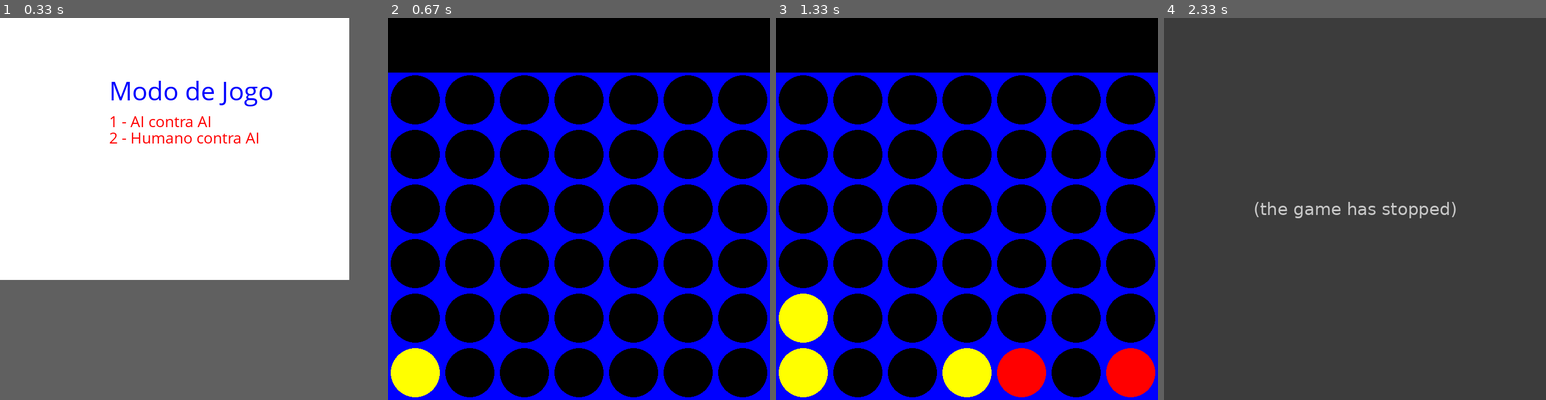
Above: before the commit, frames 1-4 (left to right).
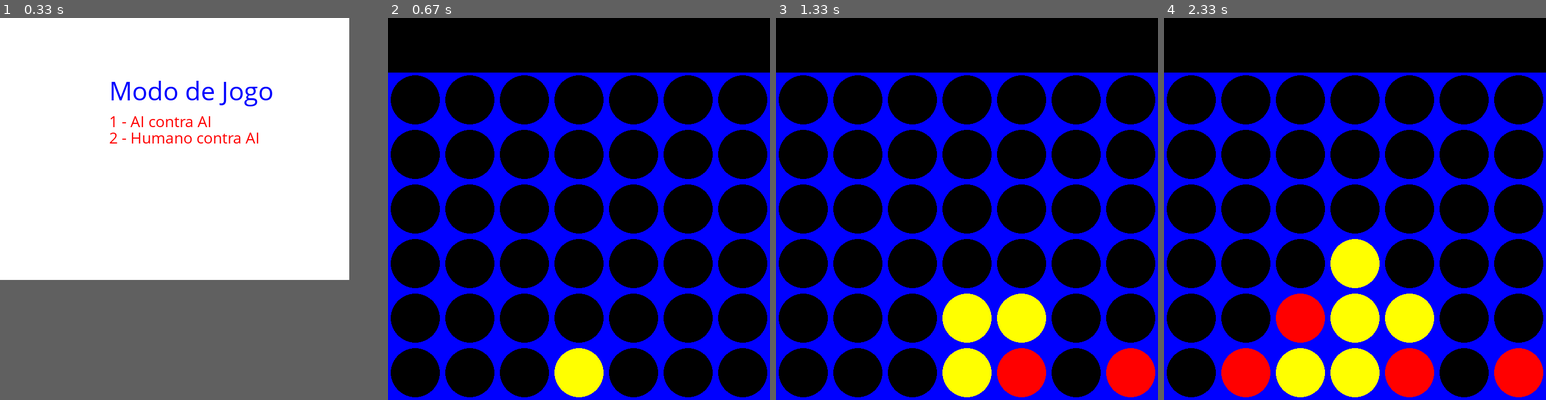
Above: after the commit, the same moments.

Repository: luizamendes/connect-4-AI
Game: pygame game, started from menu.py
The game is run twice, just before and just after one commit, with the same random seed, the same clock (stepped at 60 frames per second) and the same inputs.
Inputs (mouse positions are in pixels of both pictures, inside the frame that each line leads up to):
- Up to frame 1 (0.33 s): no input
- Up to frame 2 (0.67 s): tap Enter at 0.33 s
- Up to frame 3 (1.33 s): click (1005, 293) at 0.72 s; click (1108, 342) at 1.1 s
- Up to frame 4 (2.33 s): click (1263, 132) at 1.43 s; click (1355, 254) at 1.75 s; click (1301, 128) at 2.17 s

Frame 1 is identical in both runs. In frame 2, 2.6% of the frame differs, in the area x 0-57%, y 86-100%; in frame 3, 5.2%; in frame 4, 100%, in the area x 0-100%, y 0-100%.
Before the commit the program exited at 2.22 s; later frames show no game.

Commit message:
Correcao do negamax

Diff:
--- a/connectFour.py
+++ b/connectFour.py
@@ -258,7 +258,7 @@
 			column = col
 	return column, value
 
-# Negamax sem poda
+# Negamax com poda
 def negamaxAB(board, depth, piece, alpha, beta):
 	opp_piece = PLAYER_PIECE
 	if piece == PLAYER_PIECE:
@@ -285,9 +285,9 @@
 		b_copy = board.copy()
 		drop_piece(b_copy, row, col, piece)
 		if piece == PLAYER_PIECE:
-			new_score = -negamaxAB(b_copy, depth-1, AI_PIECE, -math.inf, -math.inf)[1]
+			new_score = -negamaxAB(b_copy, depth-1, AI_PIECE, -math.inf, math.inf)[1]
 		else:
-			new_score = -negamaxAB(b_copy, depth-1, PLAYER_PIECE, -math.inf, -math.inf)[1]
+			new_score = -negamaxAB(b_copy, depth-1, PLAYER_PIECE, -math.inf, math.inf)[1]
 		if new_score > value:
 			value = new_score
 			column = col
@@ -459,6 +459,5 @@
 				turn = turn % 2
 
 		if game_over:
-			print('entrou')
 			pygame.quit()
 			quit()
